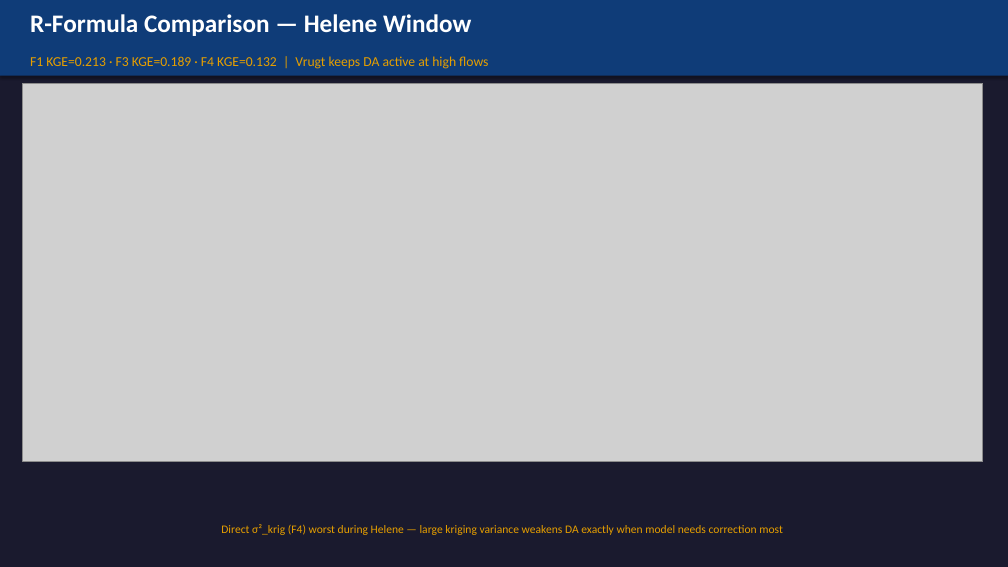
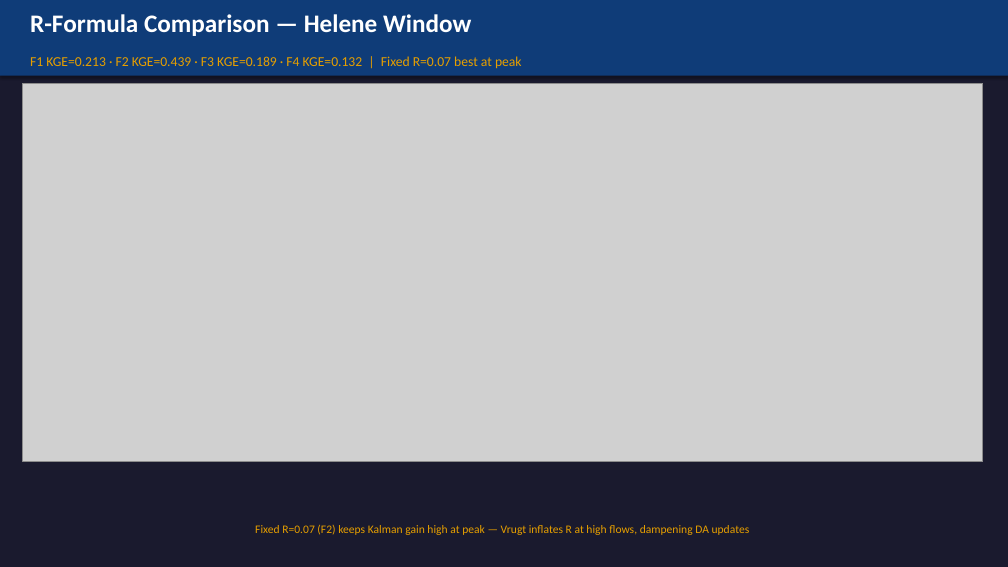
Before and after one commit to DualEarth/cfe_DA_bmi, a slide deck: slide 19 of da_methods/helene_da_results.pptx. Drawn at 1008x567 pixels with LibreOffice and Linux fonts; fonts in the diff are those of the drawing; grey boxes stand for pictures. Boxes give left, top, right and bottom in pixels: in the first picture for what was removed or moved away, otherwise in the second. Text is boxed around its words. In the diff, an @@ line names an element or a change of style, - is before the commit and + after.

```diff
--- a/da_methods/helene_da_results.pptx
+++ b/da_methods/helene_da_results.pptx
@@ text at (x1=30, y1=56, x2=522, y2=69): text changed @@
-F1 KGE=0.213 · F3 KGE=0.189 · F4 KGE=0.132 | Vrugt keeps DA active at high flows
+F1 KGE=0.213 · F2 KGE=0.439 · F3 KGE=0.189 · F4 KGE=0.132 | Fixed R=0.07 best at peak
@@ text at (x1=255, y1=525, x2=750, y2=535): text changed @@
-Direct σ²_krig (F4) worst during Helene — large kriging variance weakens DA exactly when model needs correction most
+Fixed R=0.07 (F2) keeps Kalman gain high at peak — Vrugt inflates R at high flows, dampening DA updates
```
Also in this commit, not shown: 4 slides added, 29 other files.
